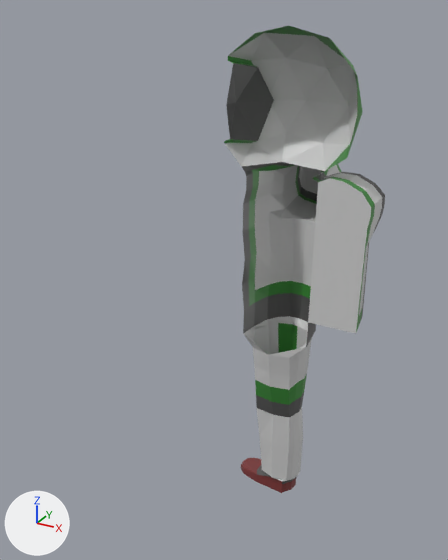
What one commit did to the COLLADA model game/assets/dae/BodyPlayer.dae.
Before and after are seen from a camera (50 mm lens) standing at (-0.57, 1.44, 2.11) and looking at (-1.75, 3.59, 1.04). Every picture has the same lights, and +X, +Y and +Z are marked at lower left. Where no turn or scale is listed for an object, it has been applied to the vertices.

Objects in the first picture: 'Icosphère'.
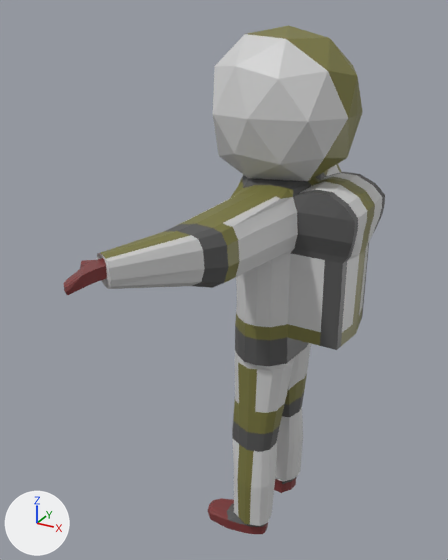
The newer file is also turned or shifted as a whole; pictures and numbers use the older file's frame.

What differs and where, as boxes [x1, y1, x2, y2] in the pictures (448 x 560 px):
'Icosphère', recoloured, reshaped (99% wider, 9% taller): before [224, 26, 385, 493]; after [64, 25, 385, 534]
part 1 of me_icosphère_003, added: after [64, 25, 371, 534]

What changed in the scene script:
```text
Change mat_coloncolor:
    mat_coloncolor.base_color: (0.0415, 0.255, 0.0371) -> (0.197, 0.189, 0.0513)  # green #398a36 -> dark yellow #7b7840
Change me_icosphère_003:
    used by ob_icosphère; location = (-1.531, 3.669, 1.755)
    remove me_icosphère_003.from_pydata(...)  # 717 vertices, 711 faces; spans x -0.31..0.36, y -0.02..0.99, z -1.94..0.29
    add me_icosphère_003.from_pydata(...)  # 1364 vertices, 1395 faces; spans x -0.31..0.36, y -0.99..0.99, z -1.94..0.29
    me_icosphère_003 part 1: 647 vertices added at x -0.31..0.36, y -0.99..0.02, z -1.94..0.27
```
